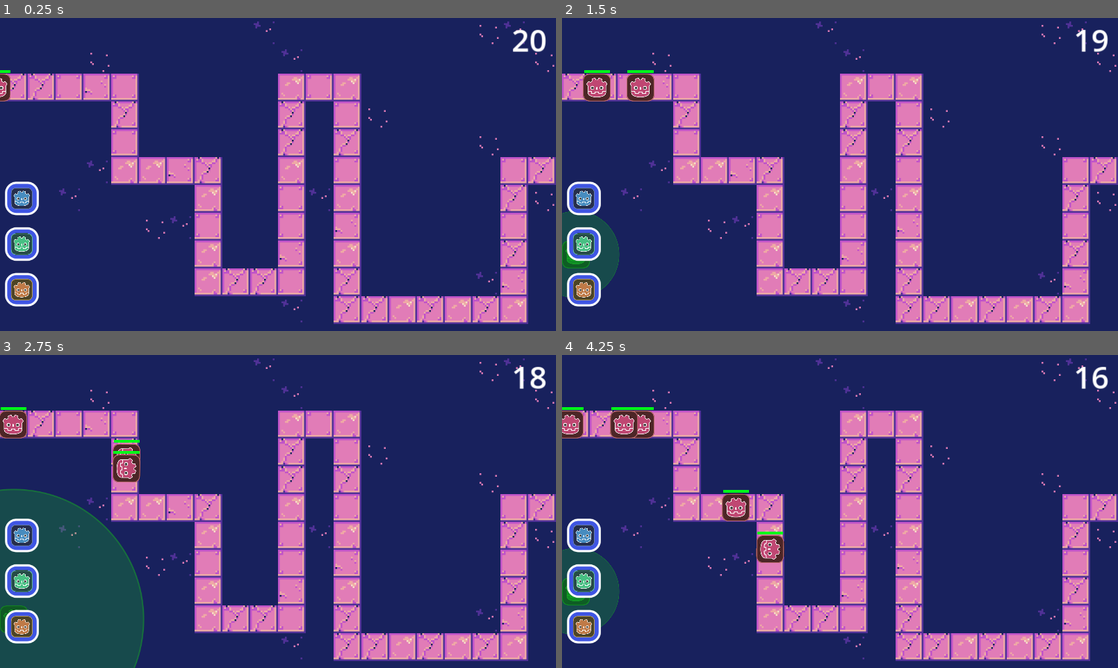
Above: before the commit, frames 1-4 (two rows, left to right).
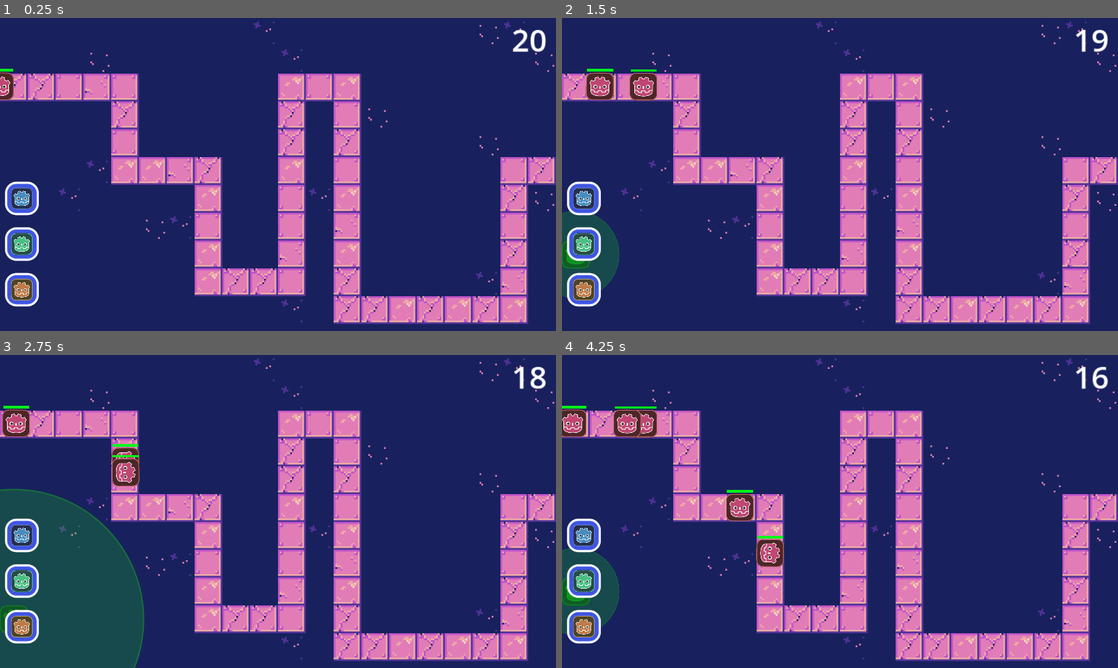
Above: after the commit, the same moments.

Repository: Galitie/20-sec-game-jam
Game: Godot game, scene res://Main.tscn
The game is run twice, just before and just after one commit, with the same random seed, the same clock (stepped at 60 frames per second) and the same inputs.
Inputs (mouse positions are in pixels of both pictures, inside the frame that each line leads up to):
- Up to frame 1 (0.25 s): no input
- Up to frame 2 (1.5 s): click (584, 199) at 0.5 s; click (584, 243) at 1.25 s
- Up to frame 3 (2.75 s): click (22, 627) at 2 s
- Up to frame 4 (4.25 s): click (584, 536) at 2.75 s; click (584, 580) at 3.5 s

The runs differ from the first frame. In frame 1, 0.2% of the frame differs, in the area x 0-3%, y 16-27%; in frame 2, 0.7%; in frame 3, 0.9%; in frame 4, 1.5%, in the area x 0-40%, y 16-68%.

Commit message:
added comments for playtesting

Diff:
--- a/Globals.gd
+++ b/Globals.gd
@@ -1,31 +1,35 @@
 extends Node
 
+# Change the rate enemies appear
 var sec_between_enemies = 1
 
 # enemies and towers are objects, add an object to the arrays below to add more
 # enemies have a default health of 3 and a default speed of 150
 # they will spawn in order from the start of the array to the end
+# currently they just keep looping when they reach the end of the path
 var enemy_data = [
 	{"hp": 3, "speed": 150},
-	{"hp": 3, "speed": 250},
-	{"hp": 3, "speed": 100},
-	{"hp": 3, "speed": 150},
-	{"hp": 3, "speed": 250},
+	{"hp": 10, "speed": 250},
+	{"hp": 1, "speed": 100},
+	{"hp": 5, "speed": 150},
+	{"hp": 10, "speed": 250},
 	{"hp": 3, "speed": 100},
 ]
 
 # only 3 towers available for prototype, don't add more but feel free to change the values
+# firerate is per second, you can use decimals/floats
+# range = 200 is about 1 square around the tower
 var tower_data = {
 	"TowerType1" : {
-		"damage": 2,
-		"firerate": 1,
+		"damage": 1,
+		"firerate": .5,
 		"range": 350},
 	"TowerType2" : {
-		"damage": 5,
+		"damage": 3,
 		"firerate": 1,
 		"range": 200},
 	"TowerType3" : {
-		"damage": 1,
-		"firerate": 1,
+		"damage": 5,
+		"firerate": 2,
 		"range": 600},
 }
--- a/Main.gd
+++ b/Main.gd
@@ -12,7 +12,7 @@
 		i.pressed.connect(initiate_build_mode.bind(i.name))
 	start_enemy_wave()
 
-# Called every frame. 'delta' is the elapsed time since the previous frame.
+
 func _process(delta):
 	if build_mode:
 		update_tower_preview()
--- a/Main.tscn
+++ b/Main.tscn
@@ -128,7 +128,7 @@
 
 [sub_resource type="Curve2D" id="Curve2D_l10r2"]
 _data = {
-"points": PackedVector2Array(0, 0, 0, 0, -41.9352, 160, 0, 0, 0, 0, 294.337, 160, 0, 0, 0, 0, 292.341, 351, 0, 0, 0, 0, 481.931, 351, 0, 0, 0, 0, 479.935, 611, 0, 0, 0, 0, 674.514, 611, 0, 0, 0, 0, 672.518, 160, 0, 0, 0, 0, 805.231, 160, 0, 0, 0, 0, 797.248, 675, 0, 0, 0, 0, 1188.4, 675, 0, 0, 0, 0, 1184.41, 349, 0, 0, 0, 0, 1330.1, 349)
+"points": PackedVector2Array(0, 0, 0, 0, -34.9505, 157, 0, 0, 0, 0, 290.347, 158, 0, 0, 0, 0, 292.341, 351, 0, 0, 0, 0, 481.931, 351, 0, 0, 0, 0, 479.935, 611, 0, 0, 0, 0, 674.514, 611, 0, 0, 0, 0, 672.518, 160, 0, 0, 0, 0, 805.231, 160, 0, 0, 0, 0, 797.248, 675, 0, 0, 0, 0, 1188.4, 675, 0, 0, 0, 0, 1184.41, 349, 0, 0, 0, 0, 1313.14, 351)
 }
 point_count = 12
 
--- a/Scenes/UI/SecondsTimer.gd
+++ b/Scenes/UI/SecondsTimer.gd
@@ -7,6 +7,7 @@
 func _process(delta) -> void:
 	time -= delta
 	seconds = fmod(time, 60)
+
 	if time < 1:
 		text = "Time's up!"
 		stop()
